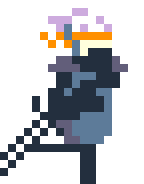
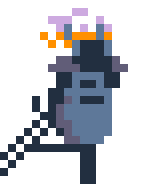
Layer changes from the first 144 × 184 image to the second:
added group "Group 1 copy" with 6 layers above "Group 1" over [56, 24, 112, 120]
added layer "Layer 0 copy 5" (1st of 2, in "Group 1 copy") in group "Group 1 copy" over [56, 24, 112, 120]
hid "Layer 0 copy 5" (2nd of 2, in "Group 1"), moved it into group "Group 1" over [56, 24, 112, 120]
